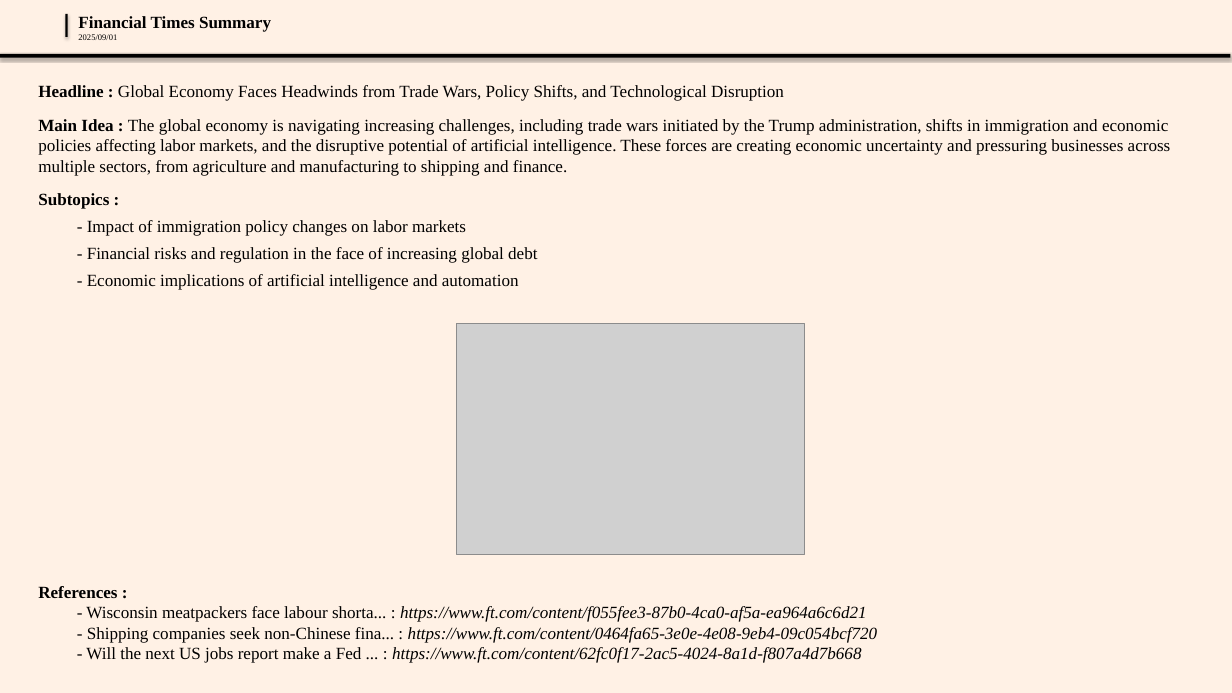
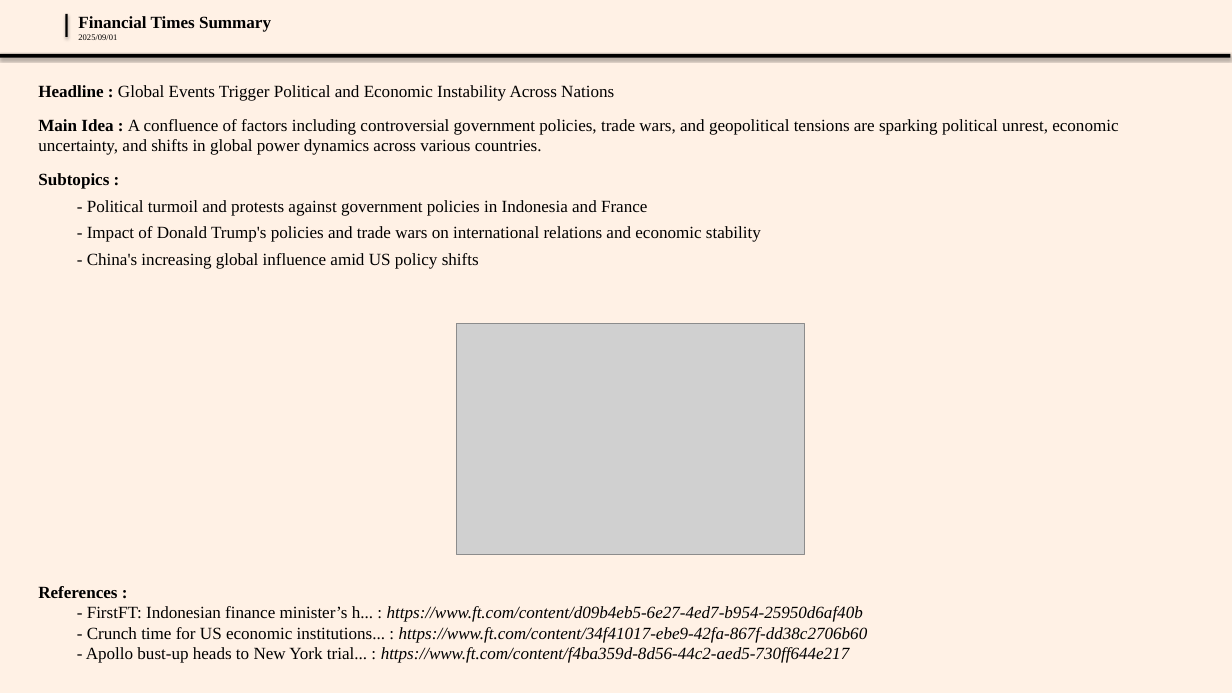
Before and after one commit to AhmedTioual/ft_scraper, a slide deck: slide 4 of data/presentations/themes_presentation_2025-09-01.pptx. Drawn at 1232x693 pixels with LibreOffice and Linux fonts; fonts in the diff are those of the drawing; grey boxes stand for pictures; background and template pictures are left out. Boxes give left, top, right and bottom in pixels: in the first picture for what was removed or moved away, otherwise in the second. Text is boxed around its words. In the diff, an @@ line names an element or a change of style, - is before the commit and + after.

```diff
--- a/data/presentations/themes_presentation_2025-09-01.pptx
+++ b/data/presentations/themes_presentation_2025-09-01.pptx
@@ text at [38, 85, 1118, 155]: text changed @@
-Headline : Global Economy Faces Headwinds from Trade Wars, Policy Shifts, and Technological Disruption
-Main Idea : The global economy is navigating increasing challenges, including trade wars initiated by the Trump administration, shifts in immigration and economic policies affecting labor markets, and the disruptive potential of artificial intelligence. These forces are creating economic uncertainty and pressuring businesses across multiple sectors, from agriculture and manufacturing to shipping and finance.
+Headline : Global Events Trigger Political and Economic Instability Across Nations
+Main Idea : A confluence of factors including controversial government policies, trade wars, and geopolitical tensions are sparking political unrest, economic uncertainty, and shifts in global power dynamics across various countries.
@@ text at [87, 200, 761, 269]: text changed @@
-  - Impact of immigration policy changes on labor markets
-  - Financial risks and regulation in the face of increasing global debt
-  - Economic implications of artificial intelligence and automation
+  - Political turmoil and protests against government policies in Indonesia and France
+  - Impact of Donald Trump's policies and trade wars on international relations and economic stability
+  - China's increasing global influence amid US policy shifts
@@ text at [86, 606, 868, 663]: text changed @@
-  - Wisconsin meatpackers face labour shorta... : https://www.ft.com/content/f055fee3-87b0-4ca0-af5a-ea964a6c6d21
-  - Shipping companies seek non-Chinese fina... : https://www.ft.com/content/0464fa65-3e0e-4e08-9eb4-09c054bcf720
-  - Will the next US jobs report make a Fed ... : https://www.ft.com/content/62fc0f17-2ac5-4024-8a1d-f807a4d7b668
+  - FirstFT: Indonesian finance minister’s h... : https://www.ft.com/content/d09b4eb5-6e27-4ed7-b954-25950d6af40b
+  - Crunch time for US economic institutions... : https://www.ft.com/content/34f41017-ebe9-42fa-867f-dd38c2706b60
+  - Apollo bust-up heads to New York trial... : https://www.ft.com/content/f4ba359d-8d56-44c2-aed5-730ff644e217
```
Also in this commit, not shown: 1 other slide changed, 1 slide added, 3 slides removed.
